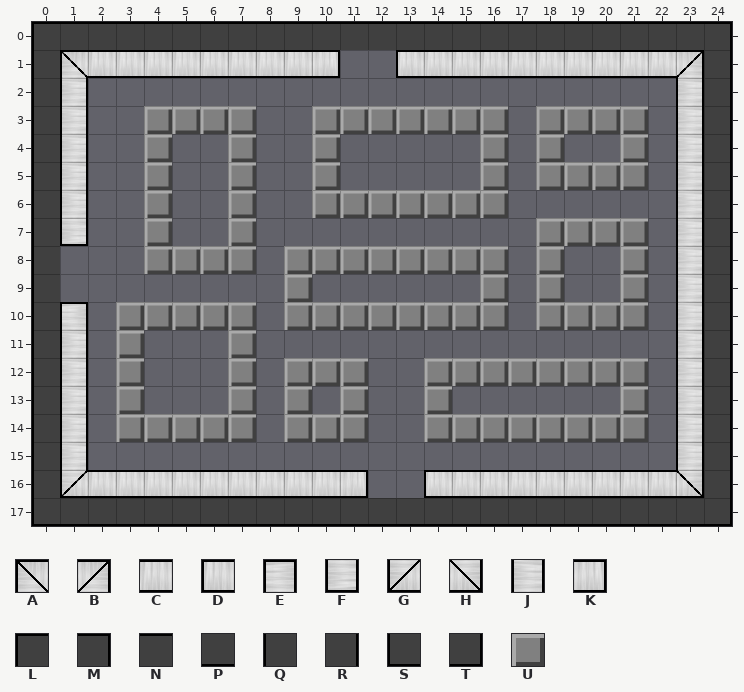
Two versions of a level (Tiled map, src/level/max_level7.tmx). That is the earlier state.
Cells are 32x32 px. Shown: x 0..24, y 0..17.
Key: from "tile": A 0, B 1, C 2, D 3, E 4, F 5, G 6, H 7, J 8, K 9, L 10, M 11, N 12, P 13, Q 14, R 15, S 16, T 17, U 18.
_ is an empty cell.
Layer "Tile Layer 1" before, first column x 0:
 0 LNNNNNNNNNNNNNNNNNNNNNNNM
 1 QACCCCCCCCK__DCCCCCCCCCBR
 2 QJ_____________________JR
 3 QJ__UUUU__UUUUUUU_UUUU_JR
 4 QJ__U__U__U_____U_U__U_JR
 5 QJ__U__U__U_____U_UUUU_JR
 6 QJ__U__U__UUUUUUU______JR
 7 QF__U__U__________UUUU_JR
 8 Q___UUUU_UUUUUUUU_U__U_JR
 9 Q________U______U_U__U_JR
10 QE_UUUUU_UUUUUUUU_UUUU_JR
11 QJ_U___U_______________JR
12 QJ_U___U_UUU__UUUUUUUU_JR
13 QJ_U___U_U_U__U______U_JR
14 QJ_UUUUU_UUU__UUUUUUUU_JR
15 QJ_____________________JR
16 QGCCCCCCCCCK__DCCCCCCCCHR
17 SPPPPPPPPPPPPPPPPPPPPPPPT
New version:
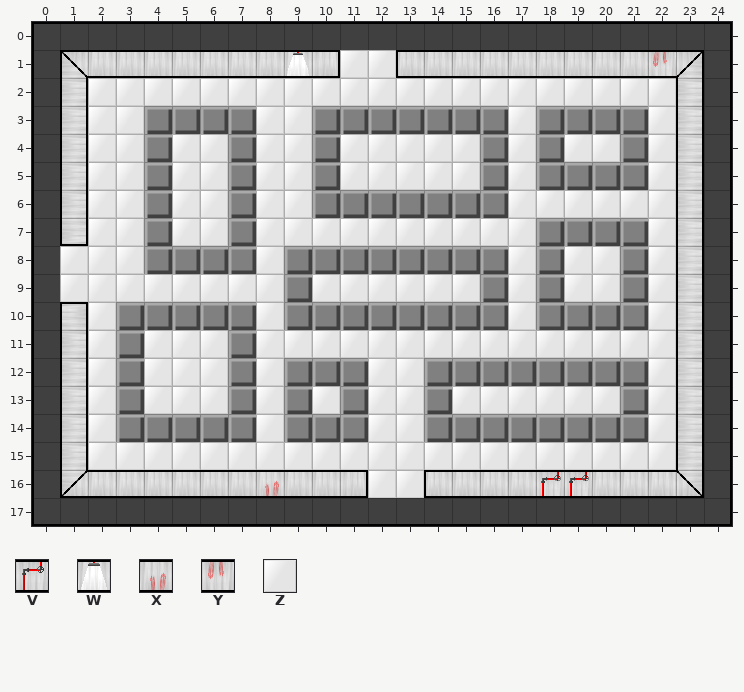
Further tiles: from "tile": V 22, W 25, X 29, Y 30, Z 36.
Tiles of an added or newly shown layer are drawn over the layers below it.
What changed:
Changed rows in their new state; . is an unchanged cell.
Layer "Tile Layer 2" (added):
first column x 1:
 1 ..........ZZ..........
 2 .ZZZZZZZZZZZZZZZZZZZZZ
 3 .ZZ....ZZ.......Z....Z
 4 .ZZ.ZZ.ZZ.ZZZZZ.Z.ZZ.Z
 5 .ZZ.ZZ.ZZ.ZZZZZ.Z....Z
 6 .ZZ.ZZ.ZZ.......ZZZZZZ
 7 .ZZ.ZZ.ZZZZZZZZZZ....Z
 8 ZZZ....Z........Z.ZZ.Z
 9 ZZZZZZZZ.ZZZZZZ.Z.ZZ.Z
10 .Z.....Z........Z....Z
11 .Z.ZZZ.ZZZZZZZZZZZZZZZ
12 .Z.ZZZ.Z...ZZ........Z
13 .Z.ZZZ.Z.Z.ZZ.ZZZZZZ.Z
14 .Z.....Z...ZZ........Z
15 .ZZZZZZZZZZZZZZZZZZZZZ
16 ...........ZZ.........
Layer "Tile Layer 1":
first column x 9:
 1 W............Y
first column x 8:
16 X.........VV
